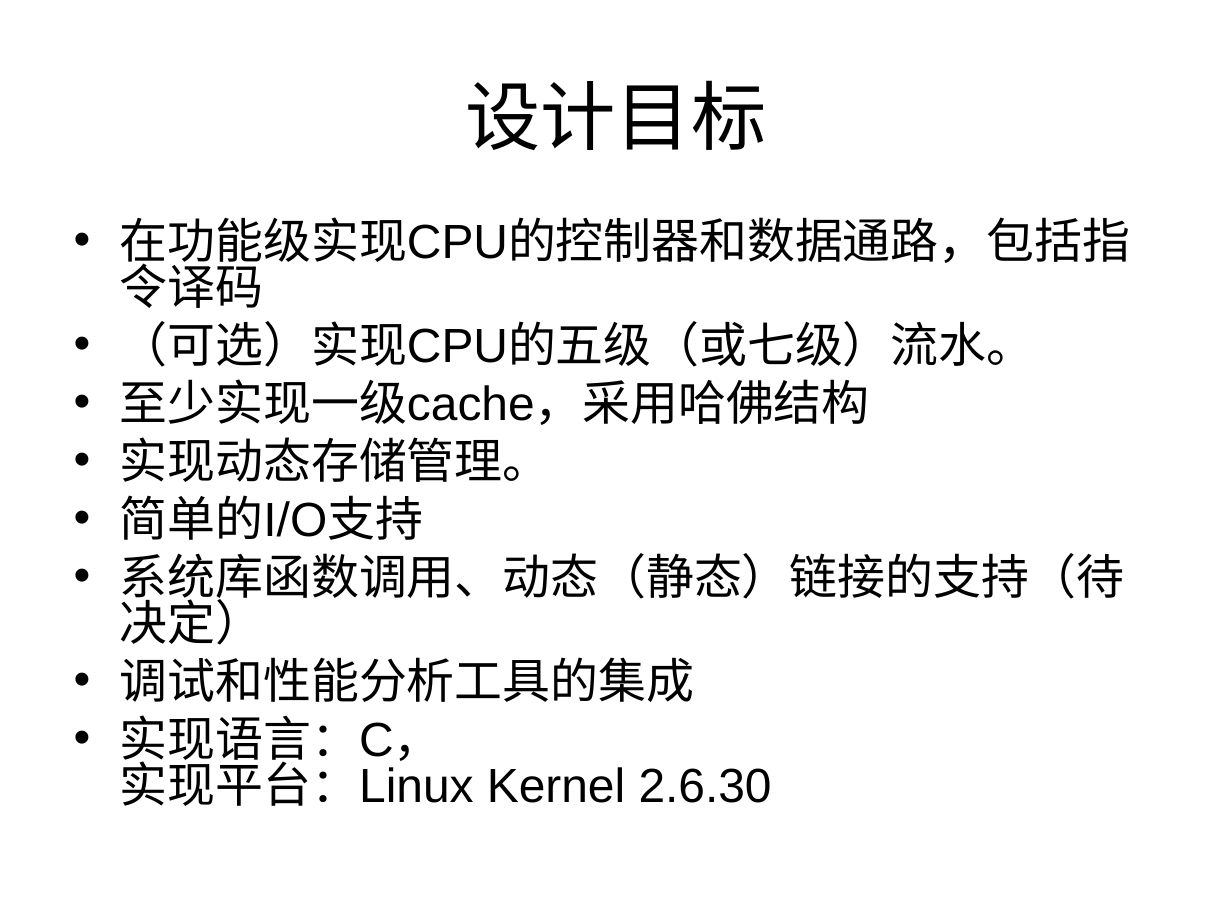
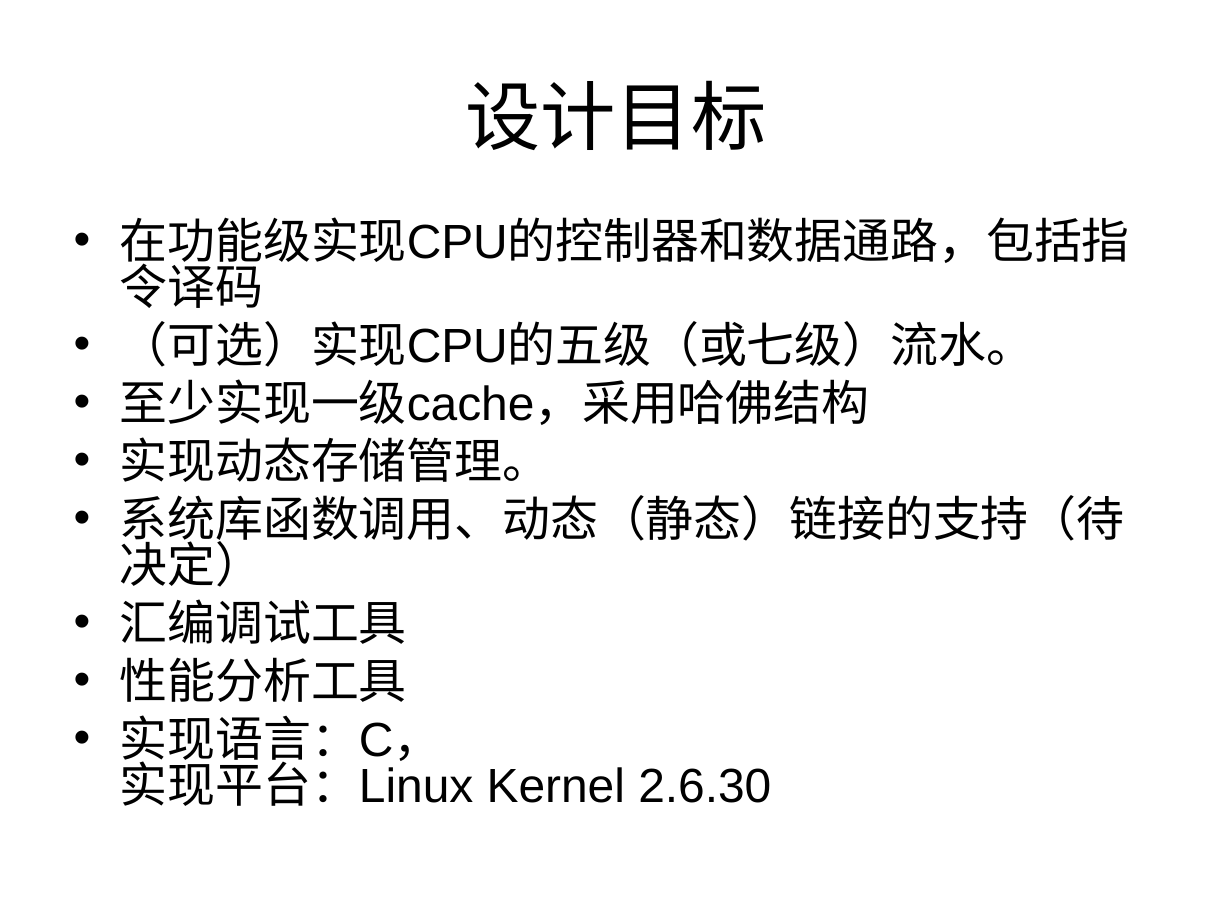
Before and after one commit to hualiansheng/minic, a slide deck: slide 3 of simulator/doc/报告.ppt. Drawn at 1232x924 pixels with LibreOffice and Linux fonts; fonts in the diff are those of the drawing. Boxes give left, top, right and bottom in pixels: in the first picture for what was removed or moved away, otherwise in the second. Text is boxed around its words. In the diff, an @@ line names an element or a change of style, - is before the commit and + after.

```diff
--- a/simulator/doc/报告.ppt
+++ b/simulator/doc/报告.ppt
@@ text at bbox=[120, 217, 1130, 806]: indent changed @@
@@ text at bbox=[120, 495, 423, 540]: paragraph removed @@
-• 简单的I/O支持
@@ text at bbox=[120, 599, 407, 702]: text changed @@
-• 调试和性能分析工具的集成
+• 汇编调试工具
+• 性能分析工具
```
Also in this commit, not shown: 6 other slides changed.
